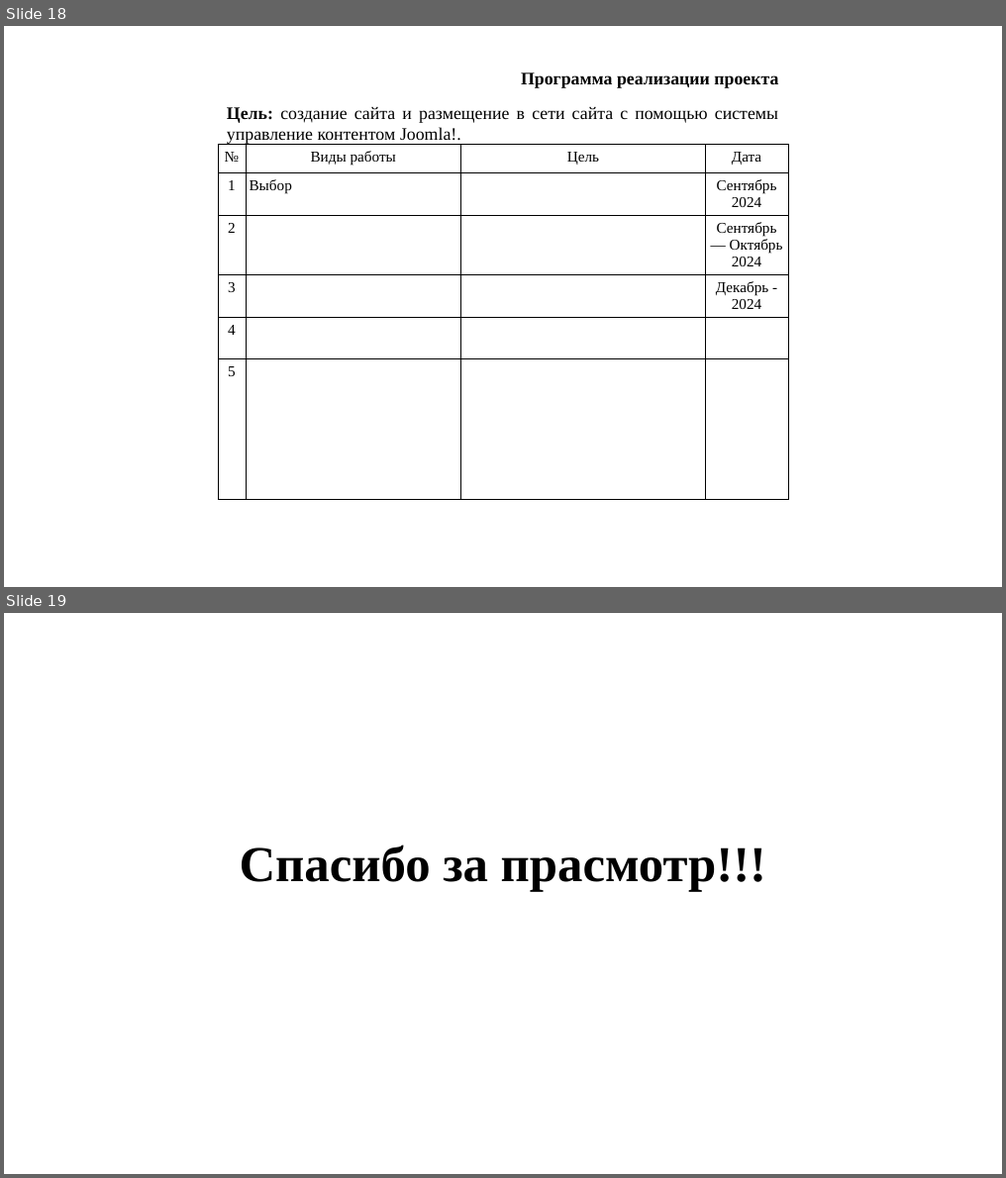
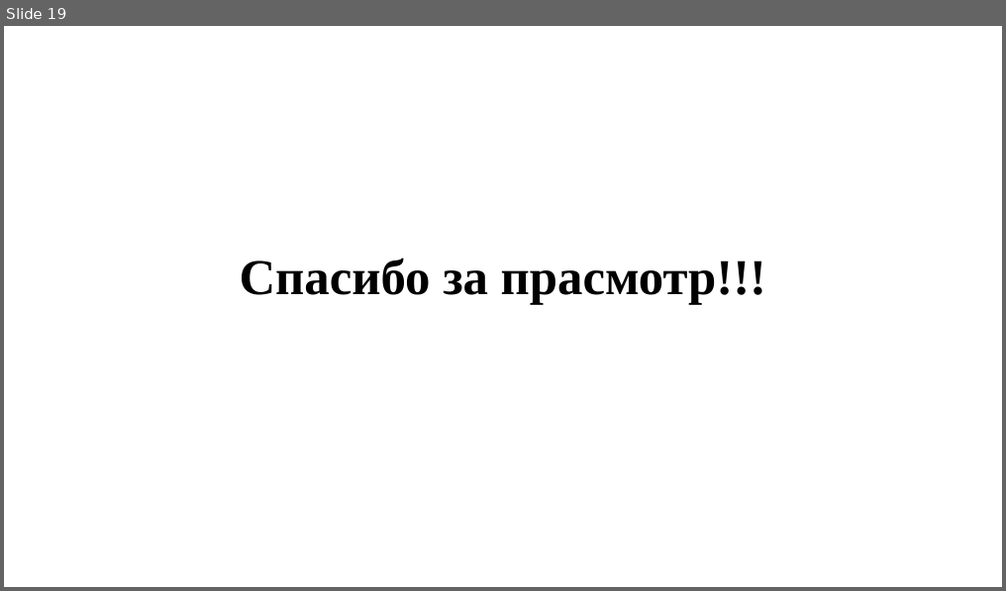
Before and after one commit to SibayMaktay/DocsFile_Sibay, a slide deck: НугумановМА_создание_сайта.pptx. Shown one above the other, each under a label of ours: slides 18 and 19 before the commit, slide 19 after it. The pictures are 1006x1178 and 1006x591 pixels, drawn with LibreOffice and Linux fonts; fonts in the diff are those of the drawing; background and template pictures are left out. Boxes give left, top, right and bottom in pixels: in the first picture for what was removed or moved away, otherwise in the second. Text is boxed around its words. In the diff, an @@ line names an element or a change of style, - is before the commit and + after.

```diff
--- a/НугумановМА_создание_сайта.pptx
+++ b/НугумановМА_создание_сайта.pptx
@@ slide 18 removed at <box>4,26,1002,587</box>, background picture (left out) @@
@@ text removed at <box>521,73,778,88</box> @@
-Программа реализации проекта
@@ text removed at <box>227,107,778,145</box> @@
-Цель: создание сайта и размещение в сети сайта с помощью системы управление контентом Joomla!.
@@ table removed at <box>218,144,788,498</box>, 6 rows, 4 columns @@
-№ | Виды работы | Цель | Дата
-1 | Выбор |  | Сентябрь 2024
-2 |  |  | Сентябрь — Октябрь 2024
-3 |  |  | Декабрь - 2024
-4 |  |  | 
-5 |  |  | 
```
Also in this commit, not shown: 7 slides changed, 1 slide added, 2 other files.
